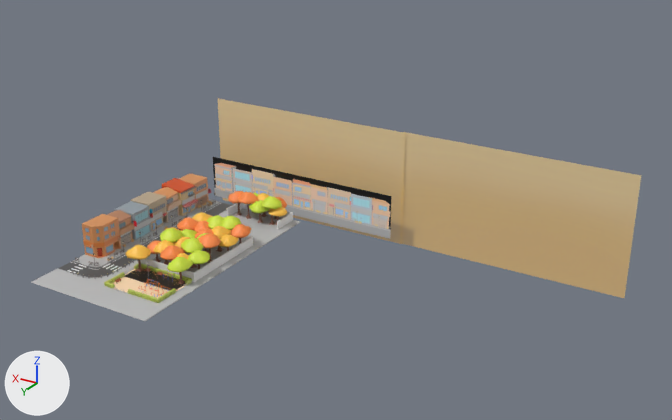
Before and after pictures for a commit that changed the FBX model TogeJam/Assets/3DModels/Environments/doggo_Park_Grp.fbx.
Before and after are seen from a 50 mm lens placed at (-117.6, 141.6, 89.6), pointed at (-27.2, -9.0, 14.3). Arrows for +X, +Y and +Z are at lower left; the lights stay in place. Where no turn or scale is listed for an object, it has been applied to the vertices. Vertices at the same position are counted once.

Names of what the first picture shows: 'doggo_Park_Street_corner', 'doggo_Park_Street_shop_D_main', 'doggo_Park_Street_shop_E_main', 'doggo_Park_backDrop', 'doggo_Park_fence_A', 'doggo_Park_grass', 'doggo_Park_ground', 'doggo_Park_sky', 'doggo_Park_sky1', 'doggo_Park_trees', 'doggo_Park_wall'.
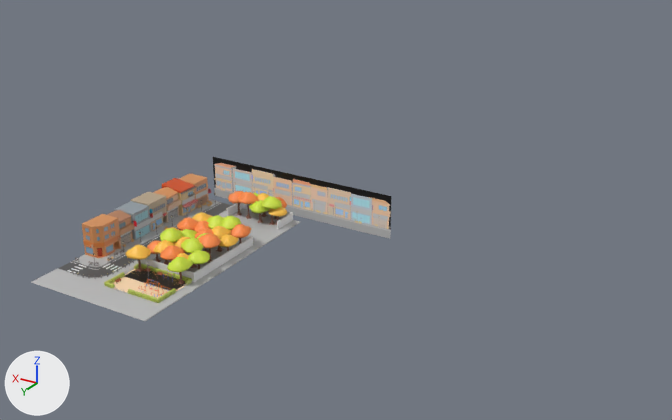
What differs and where, as boxes (x1, y1, x2, y2) in the pictures (672 x 420 px):
```json
{"object": "doggo_Park_sky1", "change": "deleted", "before": [402, 132, 641, 298]}
{"object": "doggo_Park_sky", "change": "deleted", "before": [217, 98, 405, 244]}
{"object": "doggo_Park_fence_A", "change": "reshaped", "before": [75, 201, 215, 266], "after": [75, 250, 124, 266], "on screen": "65% narrower, 74% shorter"}
{"part": 1, "of": "me_mesh_013", "change": "deleted", "before": [142, 201, 215, 243]}
```

Scene script edits in JSON lines:
```json
{"block": "me_mesh_013", "where": "# used by ob_doggo_park_fence_a; location = (20.6, -5.0, 0.5)"}
{"op": "remove", "block": "me_mesh_013", "code": "me_mesh_013.from_pydata(...)  # 1920 vertices, 1500 faces; spans x -3.2..3.2, y -20.4..20.4, z -0.5..0.5"}
{"op": "add", "block": "me_mesh_013", "code": "me_mesh_013.from_pydata(...)  # 768 vertices, 600 faces; spans x -3.2..3.2, y 12.1..20.4, z -0.5..0.5"}
{"block": "me_mesh_013", "change": "me_mesh_013 part 1: 90 loose pieces with 1152 vertices, spanning x -3.2..-3.1, y -20.4..6.0, z -0.5..0.5, are deleted"}
{"op": "remove", "block": "ob_doggo_park_sky1", "code": ["ob_doggo_park_sky1 = bpy.data.objects.new('doggo_Park_sky1', me_mesh_032)", "ob_doggo_park_sky1.location = (-53.6, -39.4, 8.4)"]}
{"op": "remove", "block": "ob_doggo_park_sky", "code": ["ob_doggo_park_sky = bpy.data.objects.new('doggo_Park_sky', me_mesh_031)", "ob_doggo_park_sky.location = (-0.9, -39.0, 8.4)"]}
```
